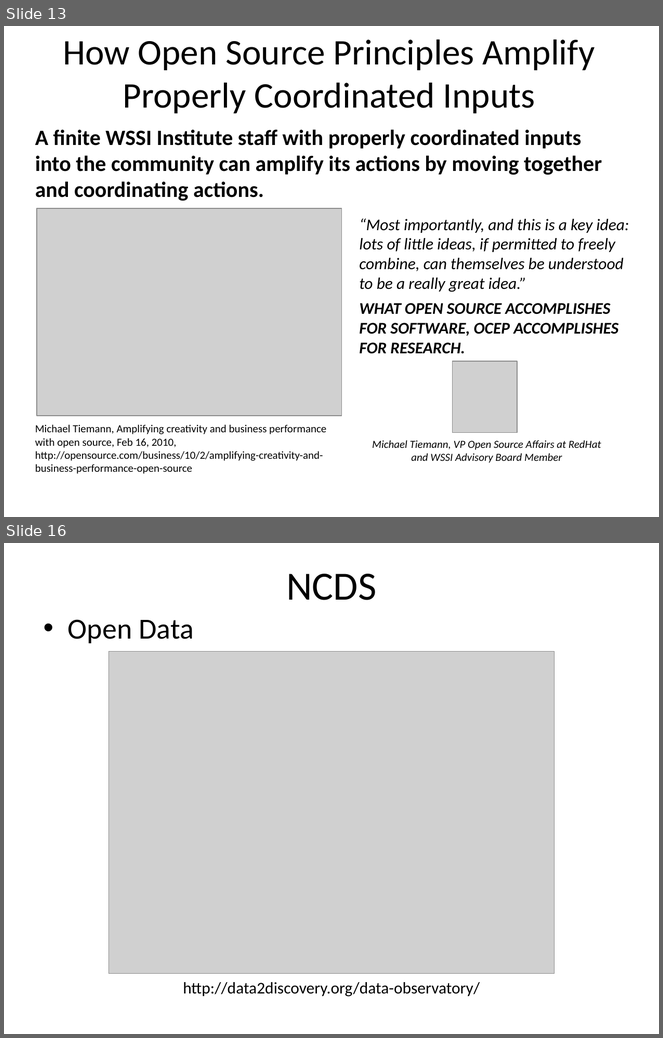
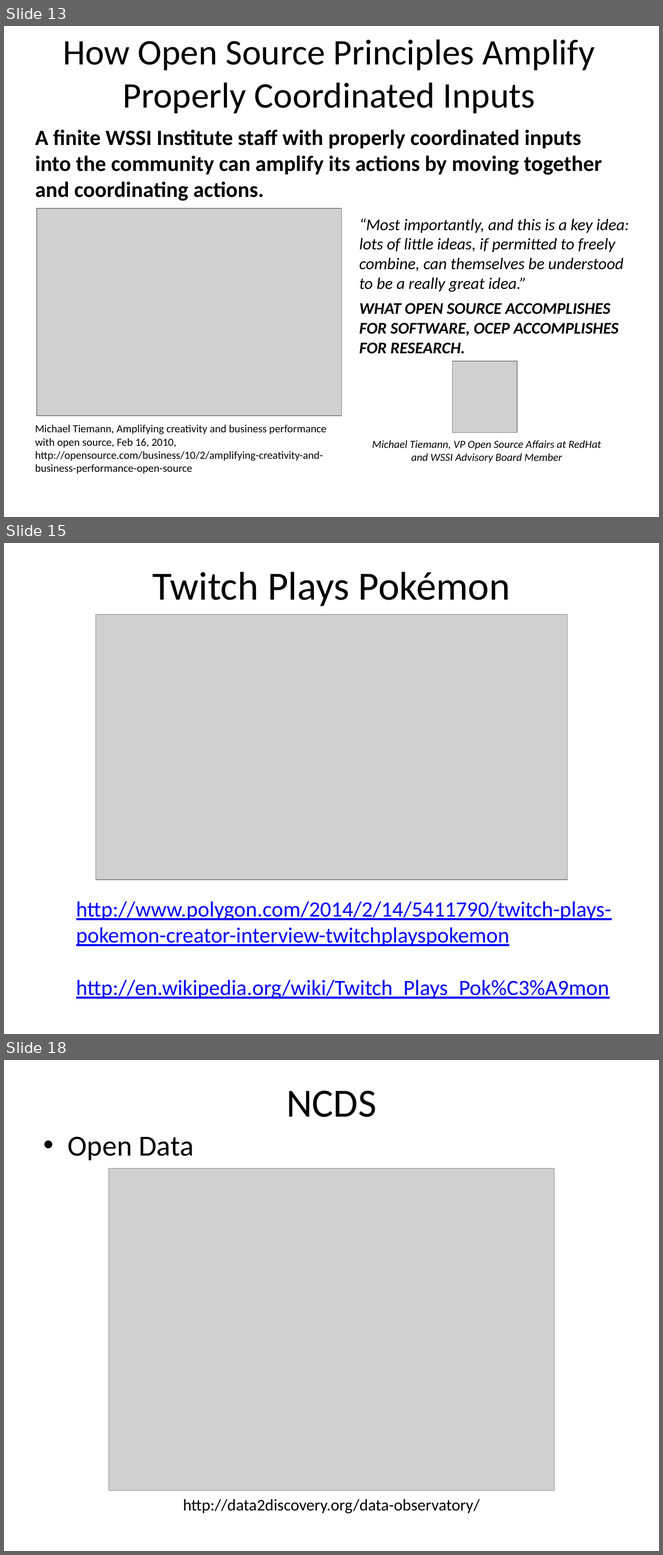
Before and after one commit to NCEAS/oss-2014, a slide deck: day-18/Idaszak_OSS_OpenSource.pptx. Shown one above the other, each under a label of ours: slides 13 and 16 before the commit, slides 13, 15 and 18 after it; the slides between them are not shown. The pictures are 663x1038 and 663x1555 pixels, drawn with LibreOffice and Linux fonts; fonts in the diff are those of the drawing; grey boxes stand for pictures; background and template pictures are left out. Boxes give left, top, right and bottom in pixels: in the first picture for what was removed or moved away, otherwise in the second. Text is boxed around its words. In the diff, an @@ line names an element or a change of style, - is before the commit and + after.

```diff
--- a/day-18/Idaszak_OSS_OpenSource.pptx
+++ b/day-18/Idaszak_OSS_OpenSource.pptx
@@ slide 15 added at (x1=4, y1=543, x2=659, y2=1034), background #FFFFFF @@
@@ title added at (x1=152, y1=572, x2=510, y2=606), 44 pt, text #000000 @@
+Twitch Plays Pokémon
@@ picture added at (x1=96, y1=614, x2=568, y2=880) @@
@@ text added at (x1=76, y1=901, x2=612, y2=1000), 24 pt, text #0000FF, underline @@
+  http://www.polygon.com/2014/2/14/5411790/twitch-plays-pokemon-creator-interview-twitchplayspokemon
+  http://en.wikipedia.org/wiki/Twitch_Plays_Pok%C3%A9mon
@@ what was slide 16 is now slide 18 @@
```
Also in this commit, not shown: 2 slides changed, 2 other slides added, 1 slide removed.
